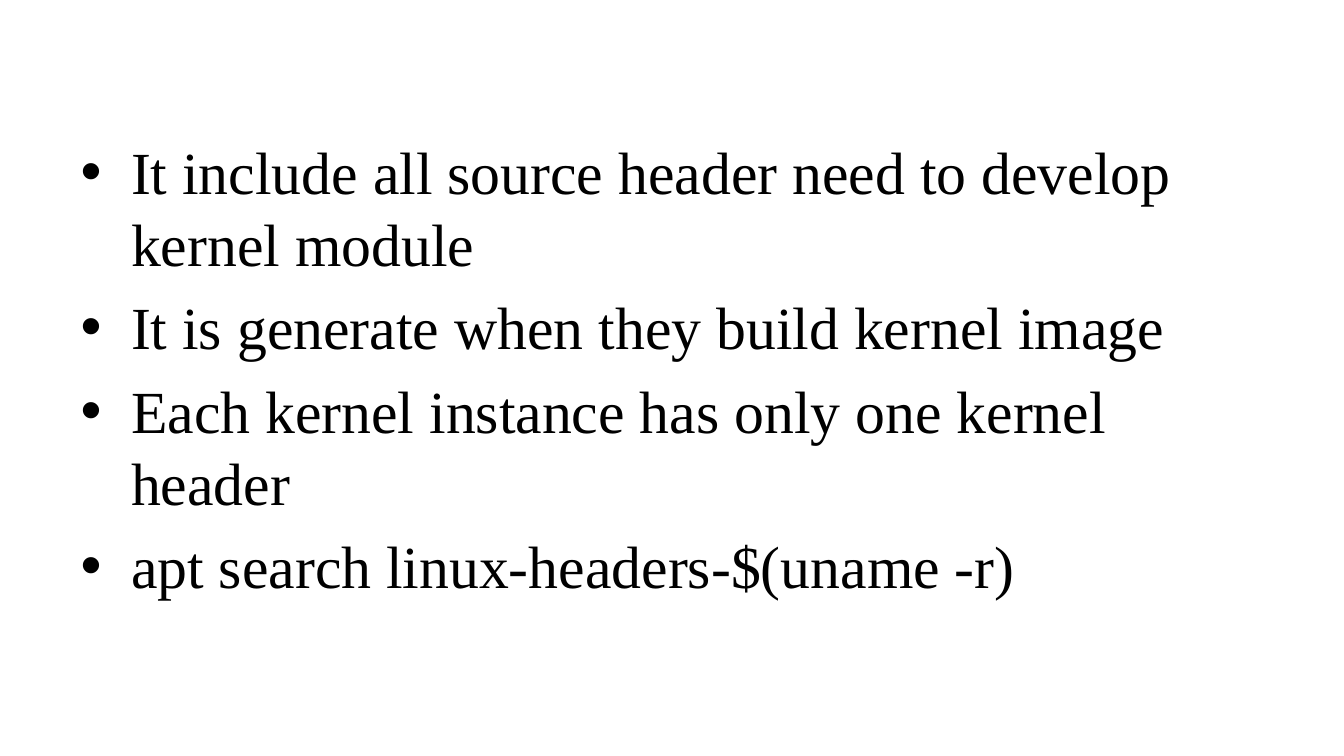
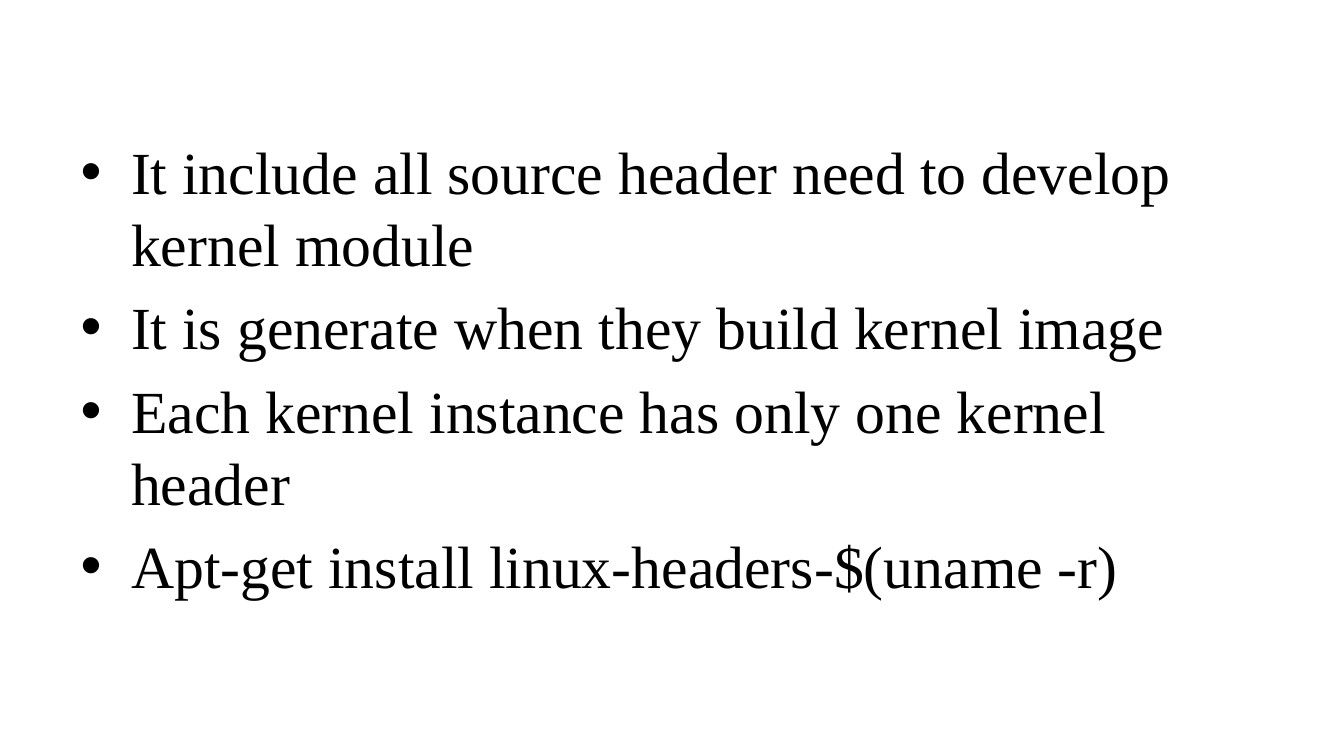
Before and after one commit to phuthodien/training_linux_embedded_v2, a slide deck: slide 4 of Bai22 Helloworld_kernel_module/Hello world kernel module.pptx. Drawn at 1344x756 pixels with LibreOffice and Linux fonts; fonts in the diff are those of the drawing; background and template pictures are left out. Boxes give left, top, right and bottom in pixels: in the first picture for what was removed or moved away, otherwise in the second. Text is boxed around its words. In the diff, an @@ line names an element or a change of style, - is before the commit and + after.

```diff
--- a/Bai22 Helloworld_kernel_module/Hello world kernel module.pptx
+++ b/Bai22 Helloworld_kernel_module/Hello world kernel module.pptx
@@ text at (x1=131, y1=544, x2=1118, y2=600): text changed @@
-• apt search linux-headers-$(uname -r)
+• Apt-get install linux-headers-$(uname -r)
```
Also in this commit, not shown: 1 slide added, 1 other file.
